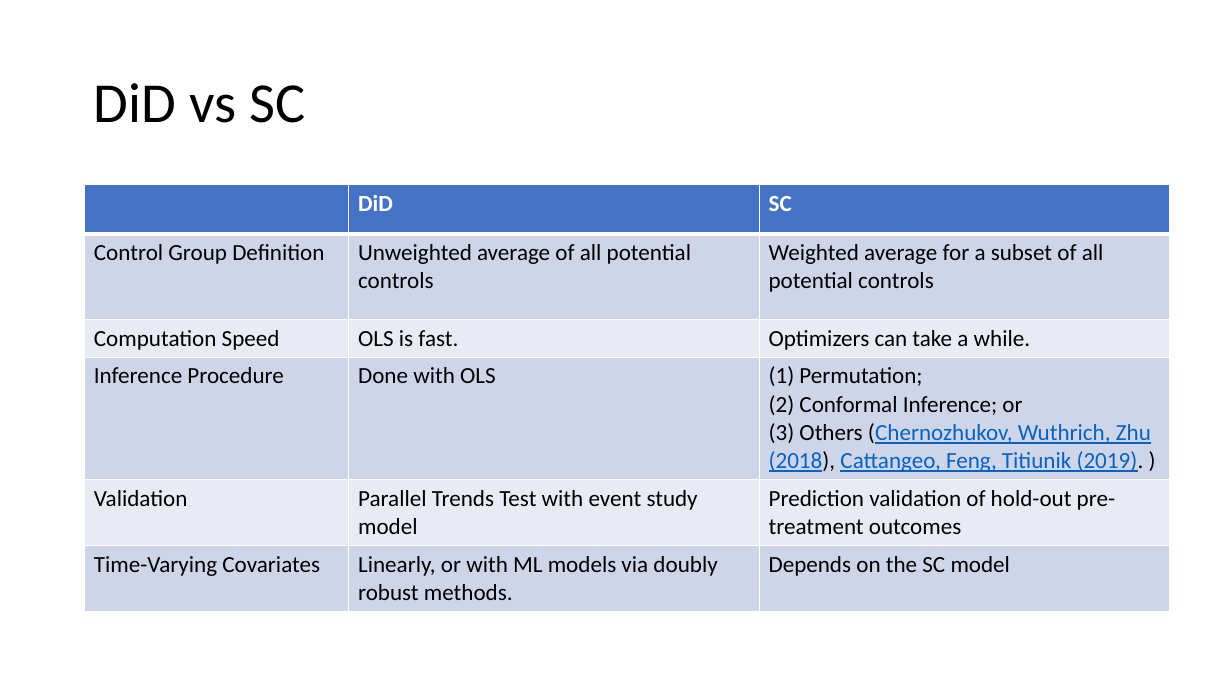
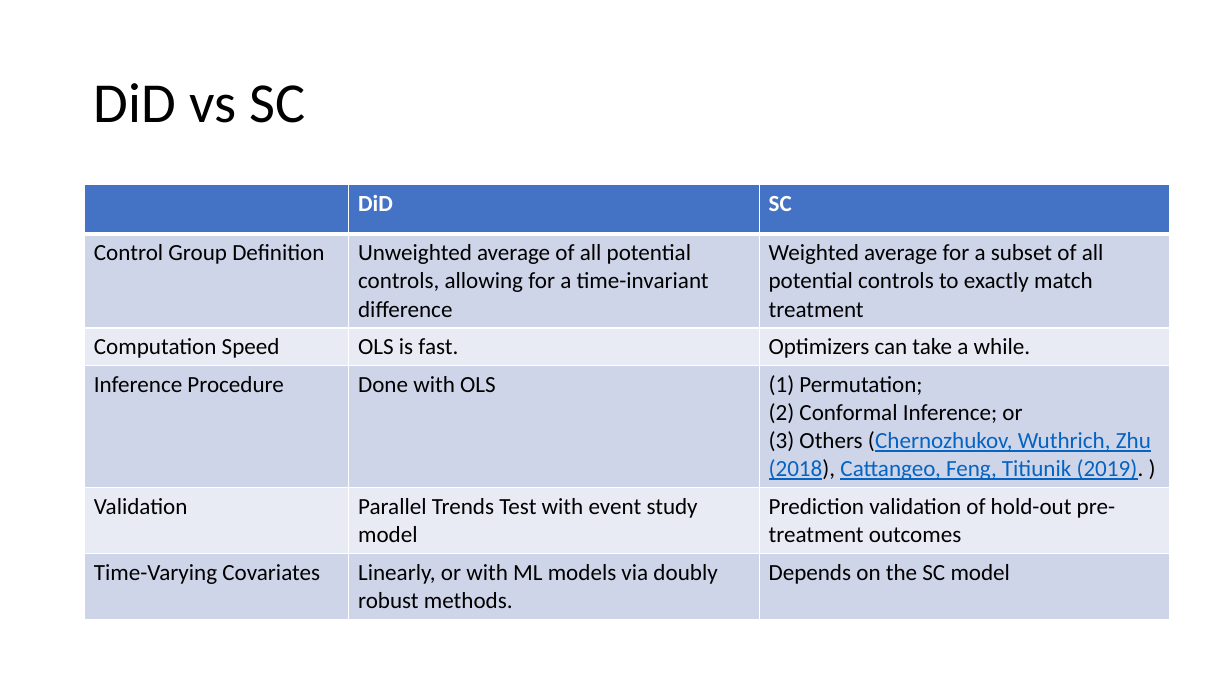
Before and after one commit to shoepaladin/causalinference_crashcourse, a slide deck: slide 29 of Powerpoints/6 DiffnDiff (WIP).pptx. Drawn at 1232x693 pixels with LibreOffice and Linux fonts; fonts in the diff are those of the drawing. Boxes give left, top, right and bottom in pixels: in the first picture for what was removed or moved away, otherwise in the second. Text is boxed around its words. In the diff, an @@ line names an element or a change of style, - is before the commit and + after.

```diff
--- a/Powerpoints/6 DiffnDiff (WIP).pptx
+++ b/Powerpoints/6 DiffnDiff (WIP).pptx
@@ table at box(85, 185, 1170, 616) @@
-row 2, column 2: Unweighted average of all potential controls
+row 2, column 2: Unweighted average of all potential controls, allowing for a time-invariant difference
-row 2, column 3: Weighted average for a subset of all potential controls
+row 2, column 3: Weighted average for a subset of all potential controls to exactly match treatment
```
Also in this commit, not shown: 1 other file.
